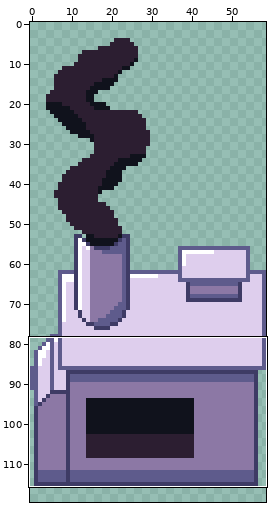
Pixel-art file -- Incinerator/Incinerator.aseprite. The first picture is a wide view before the edit; the outline marks the close-up.
Close-up. First the earlier version:
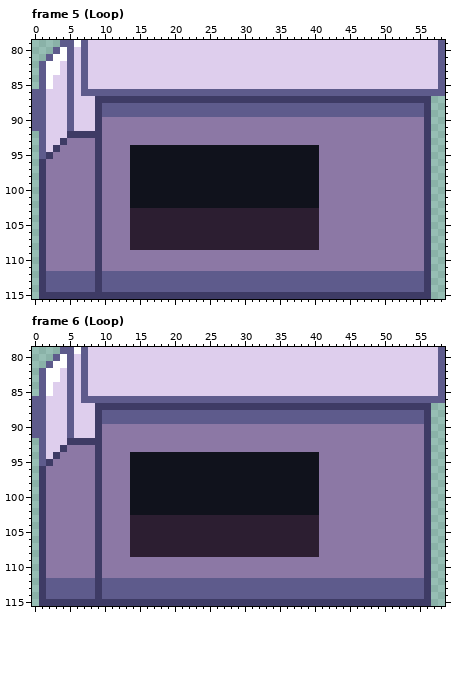
70x116 pixels, 10 frames. Shown: frame 5 (Loop): x 0..58, y 79..115; frame 6 (Loop): x 0..58, y 79..115. The old version is drawn lined up with the new one, on the new canvas. The wide view leaves out empty margins. The commit also changed other frames or places, which this record leaves out.
Now the later version:
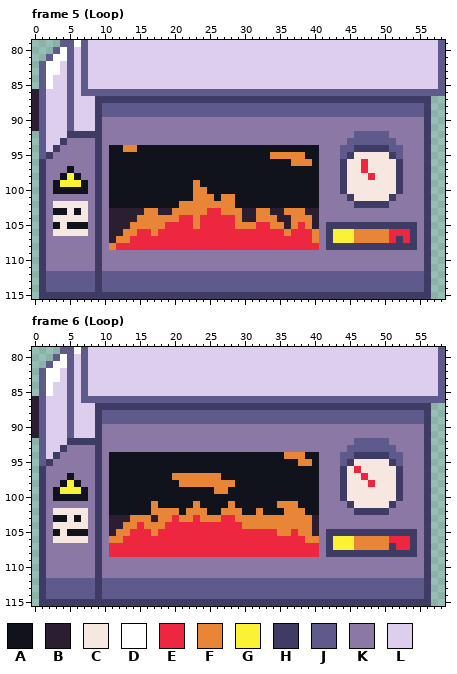
Palette (. is transparent): A #10121c  B #2c1e31  C #f6e8e0  D #ffffff  E #ec273f  F #e98537  G #fbf236  H #3e3b65  J #5e5b8c  K #8c78a5  L #deceed
Log entry: commit_12/22/2020 updated Incinerator, Fire animation there is a placeholder
Diff:
canvas 70x116 -> 59x124, the old top-left corner now at -11,0 (the part of the old canvas that was cut away was empty and is not shown)
Changed rows in their new state; - is an unchanged pixel.
Frame 5 (Loop):
first column x 0:
 86 B------------------------------------------------------
 87 B------------------------------------------------------
 88 B------------------------------------------------------
 89 B------------------------------------------------------
 90 B------------------------------------------------------
 91 B------------------------------------------------------
 92 ----------------------------------------------JJJJJ----
 93 ---------------------------------------------JJJJJJJ---
 94 -----------AAFF-----------------------------JJHHHHHJJ--
 95 -----------AAA--------------------FFFFF-----JHCCCCCHJ--
 96 -----------AAA-----------------------FFF----HCCECCCCH--
 97 -----A-----AAA------------------------------HCCECCCCH--
 98 ----AGA----AAA------------------------------HCCCECCCH--
 99 ---AGGGA---AAA---------F--------------------HCCCCCCCH--
100 ---AAAAA---AAA---------FF-------------------HCCCCCCCH--
101 -----------AAA---------FFF-FF----------------HCCCCCH---
102 ---CCCCC---AAA-------FFFFFFFF-----------------HHHHH----
103 ---AACAC---BBB--FF--FFFFFEEFFF--FF--FFF----------------
104 ---CCCCC---BBB-FFFFFFEEFEEEEEF--FFF--FFF---------------
105 ---ACAAA---BBBFFFFFEEEEFEEEEEFFFEEFF-FEF--HHHHHHHHHHHHH
106 ---CCCCC---BBFFEEFEEEEEEEEEEEEEEEEEEFEEEF-HGGGFFFFFEEEH
107 -----------BFFEEEEEEEEEEEEEEEEEEEEEEEEEEF-HGGGFFFFFEHEH
108 -----------FEEEEEEEEEEEEEEEEEEEEEEEEEEEEE-HHHHHHHHHHHHH
Frame 6 (Loop):
first column x 0:
 86 B------------------------------------------------------
 87 B------------------------------------------------------
 88 B------------------------------------------------------
 89 B------------------------------------------------------
 90 B------------------------------------------------------
 91 B------------------------------------------------------
 92 ----------------------------------------------JJJJJ----
 93 ---------------------------------------------JJJJJJJ---
 94 -----------AAA----------------------FFF-----JJHHHHHJJ--
 95 -----------AAA------------------------FF----JHCCCCCHJ--
 96 -----------AAA------------------------------HCECCCCCH--
 97 -----A-----AAA------FFFFFFF-----------------HCCECCCCH--
 98 ----AGA----AAA-------FFFFFFFF---------------HCCCECCCH--
 99 ---AGGGA---AAA------------FF----------------HCCCCCCCH--
100 ---AAAAA---AAA------------------------------HCCCCCCCH--
101 -----------AAA---F-----F----F------FFF-------HCCCCCH---
102 ---CCCCC---AAA---FFFF-FFF--FFF--F---FFF-------HHHHH----
103 ---AACAC---BBBFFF-FFEFFEFFFEEFFFFFFFFFFF---------------
104 ---CCCCC---BBFFEFFFEEEEEEEEEEEFFFFFFFFFF---------------
105 ---ACAAA---BFFEEEFEEEEEEEEEEEEEEEEEFFEFF--HHHHHHHHHHHHH
106 ---CCCCC---FFEEEEEEEEEEEEEEEEEEEEEEEEEEFF-HGGGFFFFFEEEH
107 -----------EEEEEEEEEEEEEEEEEEEEEEEEEEEEEE-HGGGFFFFFHEEH
108 -----------EEEEEEEEEEEEEEEEEEEEEEEEEEEEEE-HHHHHHHHHHHHH
Boxes around the changes in both close-ups, in picture pixels (x1, y1, x2, y2):
changed: (32, 89, 39, 131)
changed: (53, 131, 417, 250)
changed: (32, 396, 39, 438)
changed: (53, 438, 417, 557)
